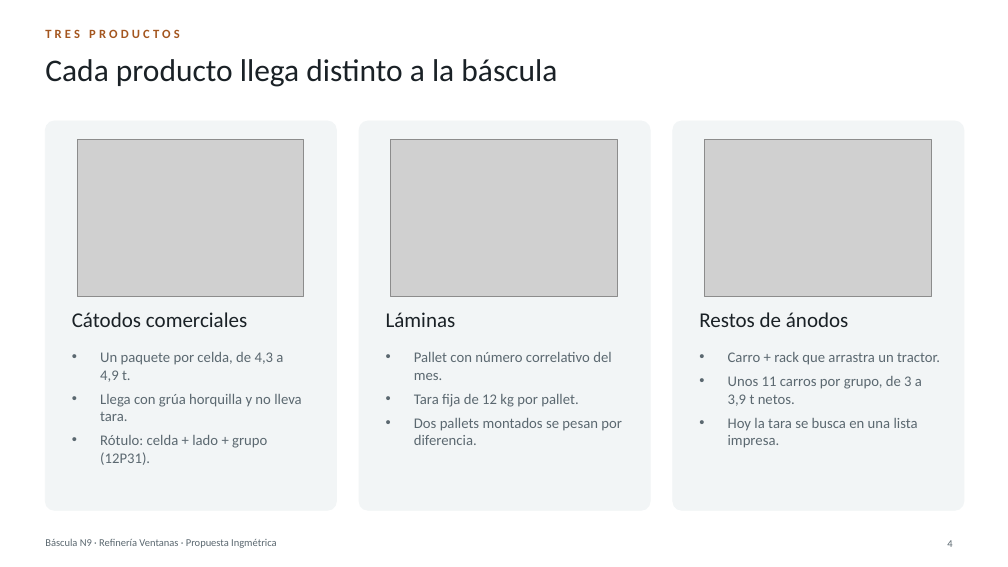
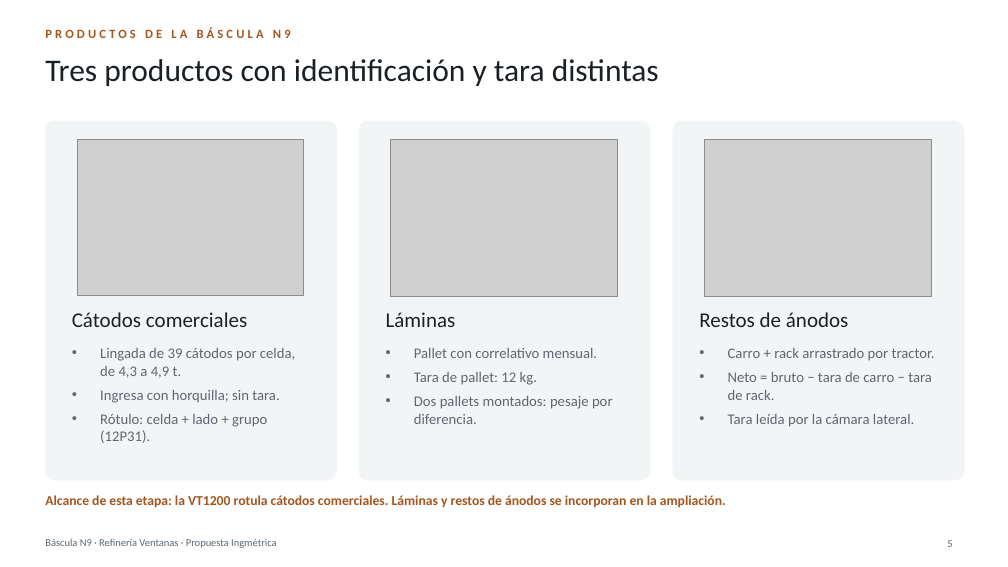
Before and after one commit to BortegaING/Codelco-Proyecto, a slide deck: slide 5 of presentacion/Bascula-N9-Ventanas.pptx (slide 4 before the commit). Drawn at 1008x567 pixels with LibreOffice and Linux fonts; fonts in the diff are those of the drawing; grey boxes stand for pictures. Boxes give left, top, right and bottom in pixels: in the first picture for what was removed or moved away, otherwise in the second. Text is boxed around its words. In the diff, an @@ line names an element or a change of style, - is before the commit and + after.

```diff
--- a/presentacion/Bascula-N9-Ventanas.pptx
+++ b/presentacion/Bascula-N9-Ventanas.pptx
@@ text at (x1=45, y1=27, x2=291, y2=38): text changed @@
-TRES PRODUCTOS
+PRODUCTOS DE LA BÁSCULA N9
@@ title at (x1=45, y1=59, x2=659, y2=86): text changed @@
-Cada producto llega distinto a la báscula
+Tres productos con identificación y tara distintas
@@ rounded rectangle resized from (x1=45, y1=121, x2=337, y2=510) to (x1=45, y1=121, x2=337, y2=480) @@
@@ rounded rectangle resized from (x1=359, y1=121, x2=650, y2=510) to (x1=359, y1=121, x2=650, y2=480) @@
@@ rounded rectangle resized from (x1=673, y1=121, x2=964, y2=510) to (x1=673, y1=121, x2=964, y2=480) @@
@@ text at (x1=100, y1=348, x2=295, y2=403): text changed @@
-• Un paquete por celda, de 4,3 a 4,9 t.
-• Llega con grúa horquilla y no lleva tara.
+• Lingada de 39 cátodos por celda, de 4,3 a 4,9 t.
+• Ingresa con horquilla; sin tara.
@@ text at (x1=414, y1=348, x2=613, y2=424): text changed @@
-• Pallet con número correlativo del mes.
-• Tara fija de 12 kg por pallet.
-• Dos pallets montados se pesan por diferencia.
+• Pallet con correlativo mensual.
+• Tara de pallet: 12 kg.
+• Dos pallets montados: pesaje por diferencia.
@@ text at (x1=728, y1=348, x2=935, y2=427): text changed @@
-• Carro + rack que arrastra un tractor.
-• Unos 11 carros por grupo, de 3 a 3,9 t netos.
-• Hoy la tara se busca en una lista impresa.
+• Carro + rack arrastrado por tractor.
+• Neto = bruto − tara de carro − tara de rack.
+• Tara leída por la cámara lateral.
@@ text added at (x1=45, y1=495, x2=726, y2=507), 13 pt, text #A4561F, bold @@
+Alcance de esta etapa: la VT1200 rotula cátodos comerciales. Láminas y restos de ánodos se incorporan en la ampliación.
@@ page number at (x1=947, y1=540, x2=952, y2=547): text changed @@
-4
+5
```
Also in this commit, not shown: 7 other slides changed, 6 slides added, 7 slides removed, 32 other files.
